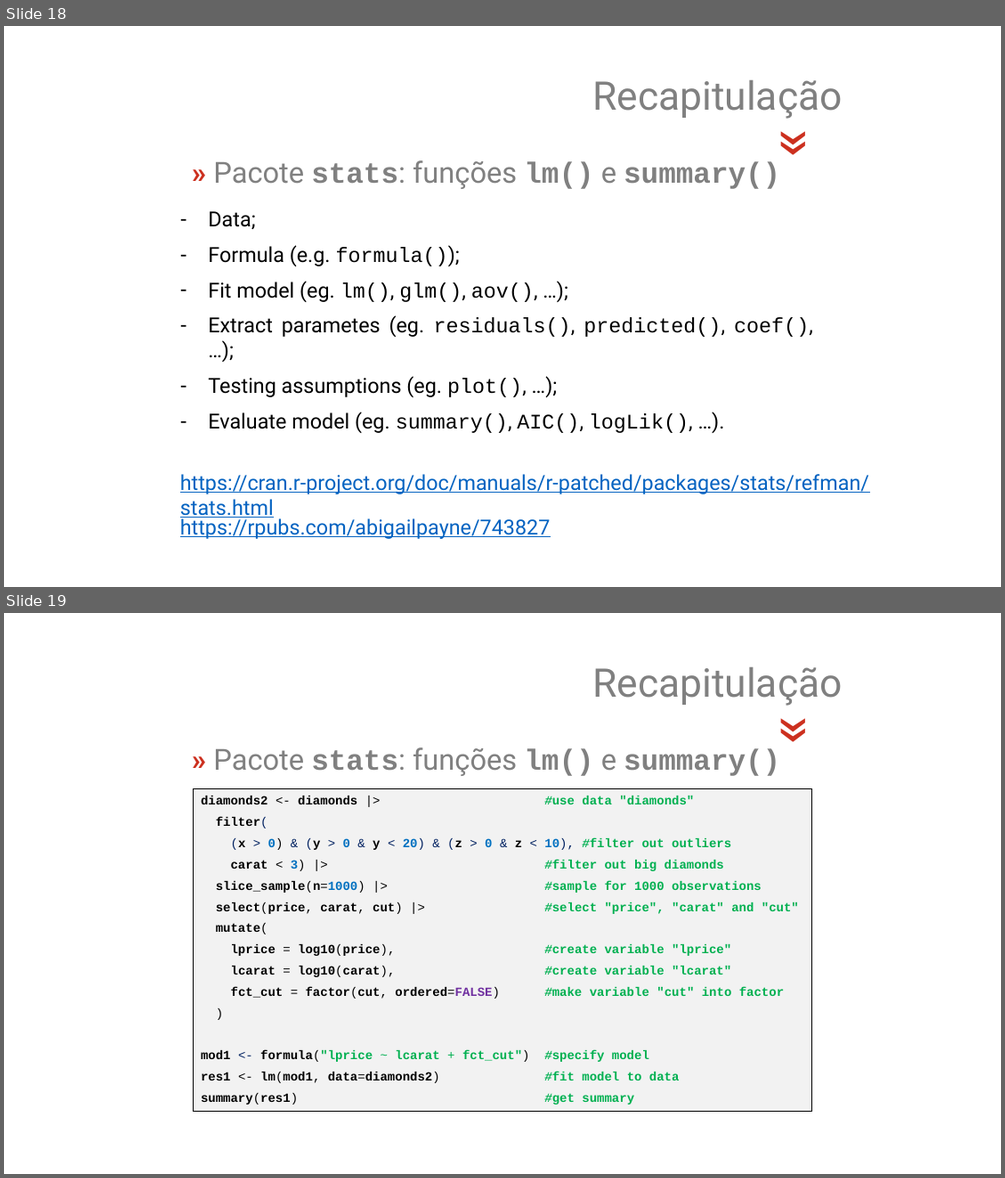
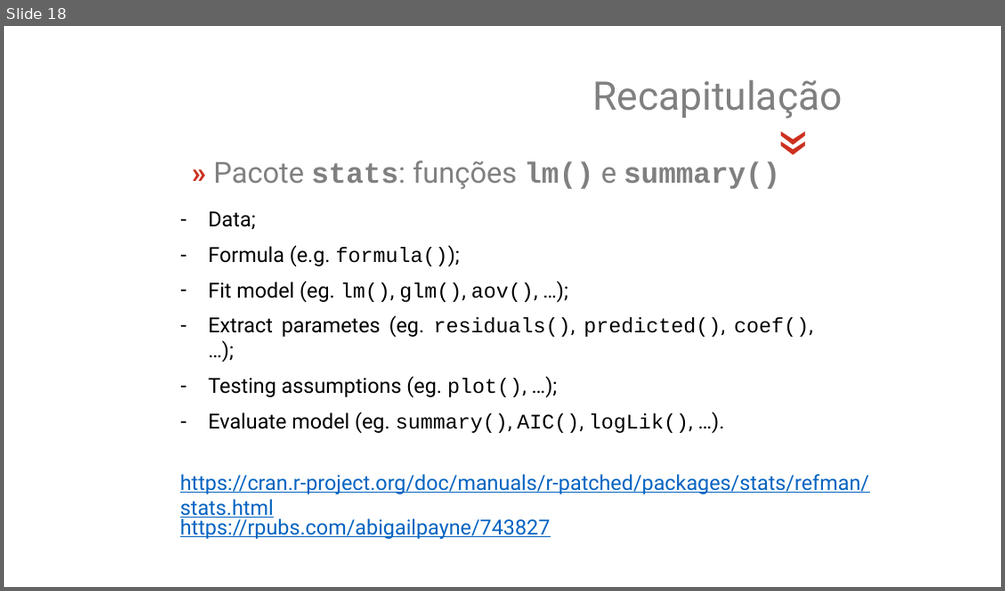
Before and after one commit to jsollari/DSR-II2026, a slide deck: docs/DSR-II2026_JL_slides.pptx. Shown one above the other, each under a label of ours: slides 18 and 19 before the commit, slide 18 after it. The pictures are 1005x1178 and 1005x591 pixels, drawn with LibreOffice and Linux fonts; fonts in the diff are those of the drawing; background and template pictures are left out. Boxes give left, top, right and bottom in pixels: in the first picture for what was removed or moved away, otherwise in the second. Text is boxed around its words. In the diff, an @@ line names an element or a change of style, - is before the commit and + after.

```diff
--- a/docs/DSR-II2026_JL_slides.pptx
+++ b/docs/DSR-II2026_JL_slides.pptx
@@ slide 19 removed at (4,613,1001,1174), background #FFFFFF @@
@@ text removed at (592,667,841,706) @@
-Recapitulação
@@ text removed at (744,711,826,752) @@
-«
@@ text removed at (213,747,780,776) @@
-» Pacote stats: funções lm() e summary()
@@ rectangle removed at (194,789,811,1111) @@
-diamonds2 <- diamonds |> #use data "diamonds"
-filter(
-(x > 0) & (y > 0 & y < 20) & (z > 0 & z < 10), #filter out outliers
-carat < 3) |> #filter out big diamonds
-slice_sample(n=1000) |> #sample for 1000 observations
-select(price, carat, cut) |> #select "price", "carat" and "cut"
-mutate(
-lprice = log10(price), #create variable "lprice"
-lcarat = log10(carat), #create variable "lcarat"
-fct_cut = factor(cut, ordered=FALSE) #make variable "cut" into factor
-)
-mod1 <- formula("lprice ~ lcarat + fct_cut") #specify model
-res1 <- lm(mod1, data=diamonds2) #fit model to data
-summary(res1) #get summary
```
Also in this commit, not shown: 12 slides changed, 2 slides added, 4 other slides removed, 23 other files.
